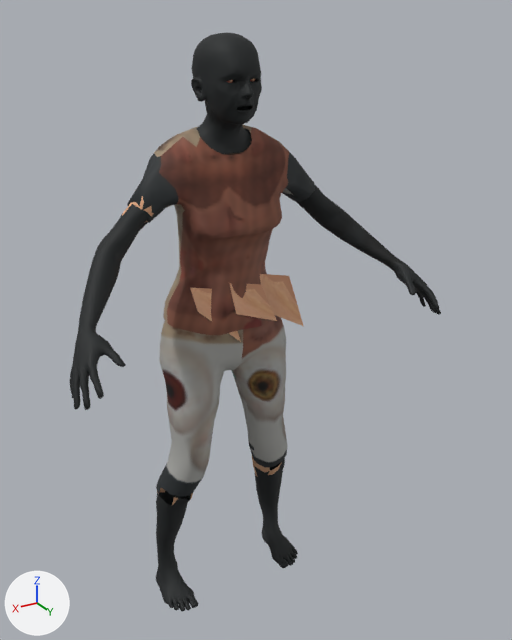
Before and after pictures for a commit that changed the FBX model Assets/Resources/ProductionArt/Crawler.fbx.
Rendered twice from a 50 mm camera at (0.896, 1.712, 1.759) aimed at (-0.064, 0.112, 0.959). The lights are fixed; the arrows at lower left show +X, +Y and +Z. The picture after the commit comes second. Objects named as collision shapes, trigger or cutter boxes, shadow casters or lower levels of detail are left out.

In view in the first picture: 'Crawler_LOD0'.
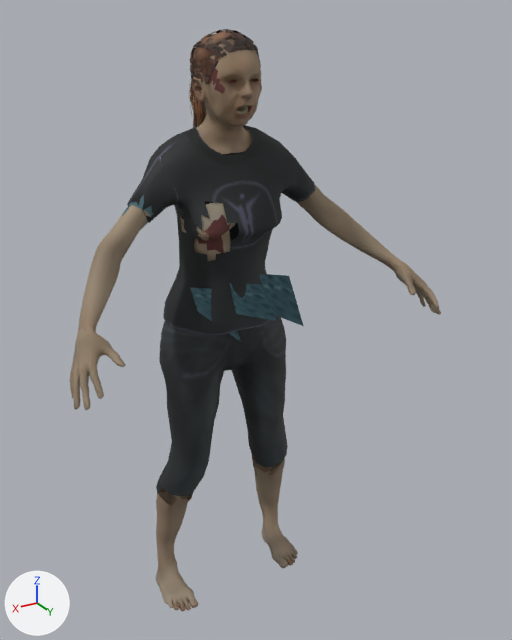
Location of each change, (x1, y1, x2, y2) in pixels of the pictures (512 x 640 px):
```json
{"object": "Crawler_LOD0", "change": "reshaped", "before": [70, 32, 441, 611], "after": [70, 29, 441, 611]}
{"part": 1, "of": "me_crawler_skin", "change": "reshaped", "before": [70, 33, 441, 405], "after": [70, 29, 441, 410]}
{"part": 2, "of": "me_crawler_skin", "change": "reshaped", "before": [156, 461, 296, 611], "after": [156, 461, 297, 611]}
{"part": 3, "of": "me_crawler_skin", "change": "surface changed", "before": [71, 32, 441, 610], "after": [71, 32, 441, 610]}
```

Scene script edits in JSON lines:
```json
{"block": "me_crawler_skin", "where": "# used by ob_crawler_lod0; location = (0.0, 0.0, 0.0)"}
{"op": "remove", "block": "me_crawler_skin", "code": "me_crawler_skin.from_pydata(...)  # 5174 vertices, 7888 faces; spans x -0.54..0.54, y -0.16..0.4, z 0.01..1.72"}
{"op": "add", "block": "me_crawler_skin", "code": "me_crawler_skin.from_pydata(...)  # 9639 vertices, 13197 faces; spans x -0.54..0.54, y -0.16..0.4, z 0.01..1.73"}
{"block": "me_crawler_skin", "change": "me_crawler_skin part 1: 167 vertices moved within x -0.53..0.54, y -0.01..0.38, z 0.97..1.69; 247 vertices removed from x -0.52..0.52, y -0.08..0.38, z 0.75..1.71; 4566 vertices added at x -0.53..0.54, y -0.1..0.39, z 0.75..1.73"}
{"block": "me_crawler_skin", "change": "me_crawler_skin part 2: 42 vertices moved within x -0.23..0.24, y -0.04..0.13, z 0.01..0.41; 55 vertices removed from x -0.24..0.23, y -0.06..0.13, z 0.01..0.41; 285 vertices added at x -0.25..0.25, y -0.07..0.13, z 0.01..0.4"}
{"block": "me_crawler_skin", "change": "me_crawler_skin part 3: 4015 kept faces spanning x -0.54..0.54, y -0.16..0.4, z 0.01..1.72 get new texture (UV) coordinates"}
{"block": "me_crawler_skin", "change": "other edits to the shape of me_crawler_skin do not show in these pictures"}
```
